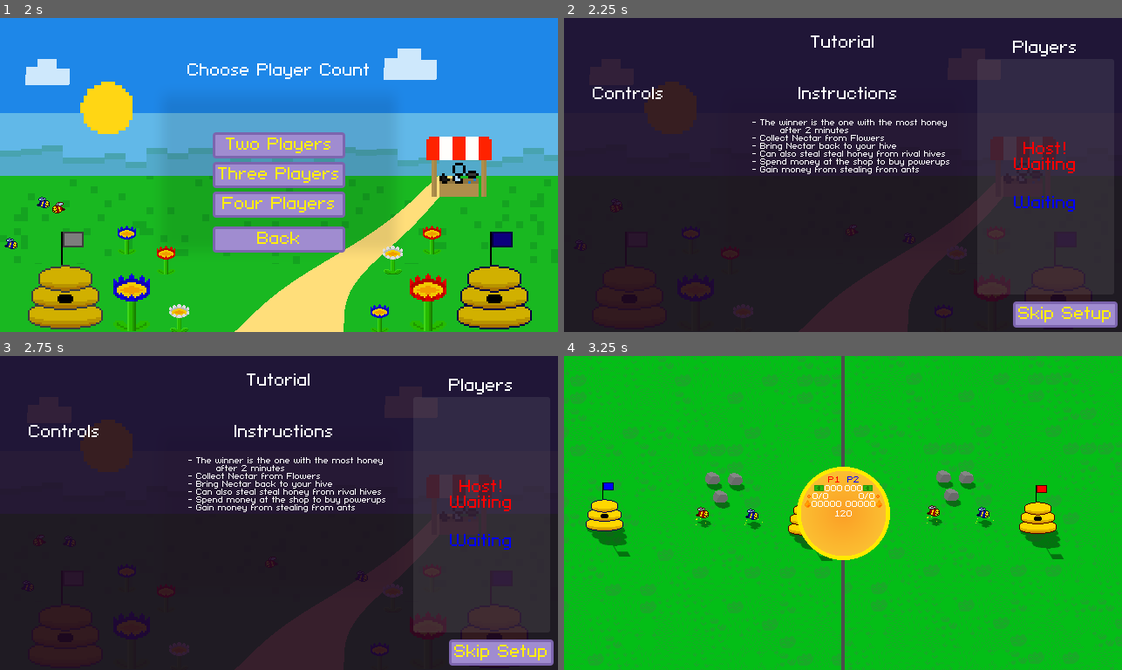
Above: before the commit, frames 1-4 (two rows, left to right).
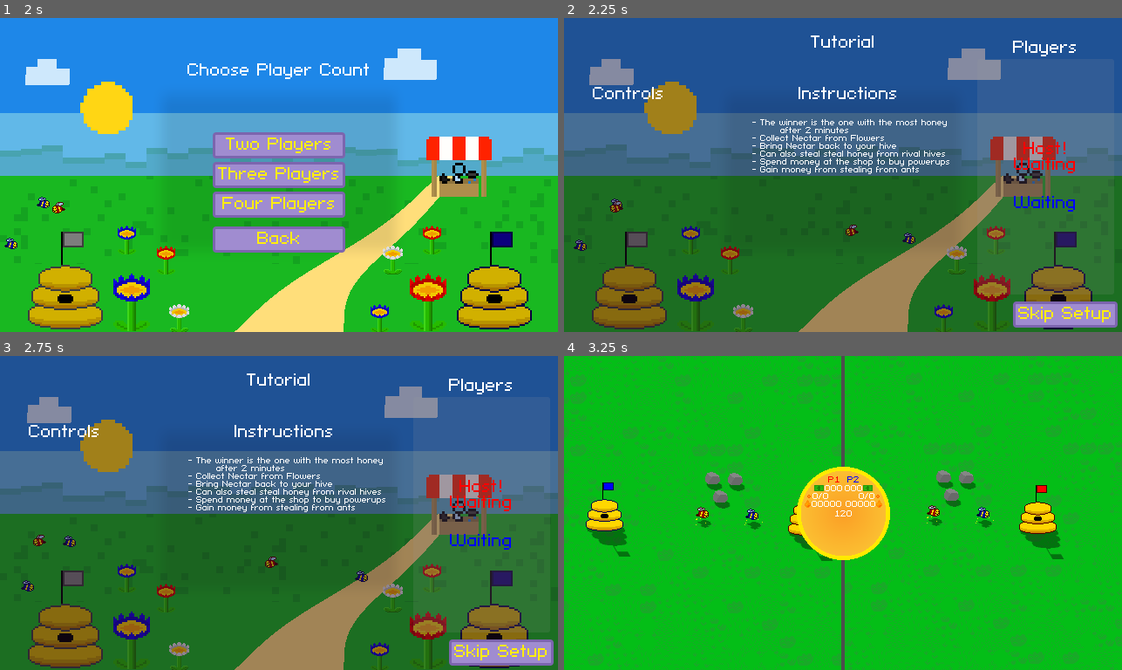
Above: after the commit, the same moments.

Repository: coloredasterisk/Alberta-Game-Jam-2026
Game: Godot game, scene res://scenes/main.tscn
The game is run twice, just before and just after one commit, with the same random seed, the same clock (stepped at 60 frames per second) and the same inputs.
Inputs (mouse positions are in pixels of both pictures, inside the frame that each line leads up to):
- Up to frame 1 (2 s): tap Enter (p2_interact) at 0.5 s; move the mouse to (401, 159) at 0.52 s; hold D (p1_move_right) 0.53-1.25 s; tap E (p1_interact) at 0.6 s; click (401, 159) at 0.67 s; click "Local Multiplayer" at 1.25 s
- Up to frame 2 (2.25 s): click "Two Players" at 2 s
- Up to frame 3 (2.75 s): no input
- Up to frame 4 (3.25 s): click "Skip Setup" at 2.75 s

Frame 1 is identical in both runs. In frame 2, 96% of the frame differs, in the area x 0-100%, y 0-100%; in frame 3, 96%; in frame 4, nothing differs.

Commit message:
Show Bloom Market across pregame flow

Diff:
--- a/scenes/main.tscn
+++ b/scenes/main.tscn
@@ -27,7 +27,7 @@
 bg_color = Color(0.7019608, 0.53333336, 0.7058824, 0.14901961)
 
 [sub_resource type="StyleBoxFlat" id="StyleBoxFlat_py7os"]
-bg_color = Color(0.1254902, 0.03529412, 0.13725491, 0.8980392)
+bg_color = Color(0.1254902, 0.03529412, 0.13725491, 0.42)
 
 [sub_resource type="StyleBoxFlat" id="StyleBoxFlat_xu4xf"]
 bg_color = Color(0.6, 0.6, 0.6, 0.14509805)
@@ -530,8 +530,8 @@
 
 [node name="PlayerSetup" type="Panel" parent="CanvasLayer/Screens" unique_id=1028432678]
 visible = false
-self_modulate = Color(0.3372549, 0.3372549, 0.3372549, 0.9372549)
-layout_mode = 2
+layout_mode = 2
+theme_override_styles/panel = SubResource("StyleBoxFlat_py7os")
 metadata/_tab_index = 3
 
 [node name="TextureRect" type="TextureRect" parent="CanvasLayer/Screens/PlayerSetup" unique_id=1495684985]
--- a/scripts/main.gd
+++ b/scripts/main.gd
@@ -198,6 +198,8 @@
 	_golden_bloom.visible = true
 	_show_player_setup(preloading)
 	$CanvasLayer.visible = true
+	$CanvasLayer/Screens.visible = true
+	$CanvasLayer/HUD.visible = false
 	world.visible = false
 	_refresh_names()
 
Not shown, changed: shaders/GOLDEN_BLOOM_VALLEY_USAGE.md
